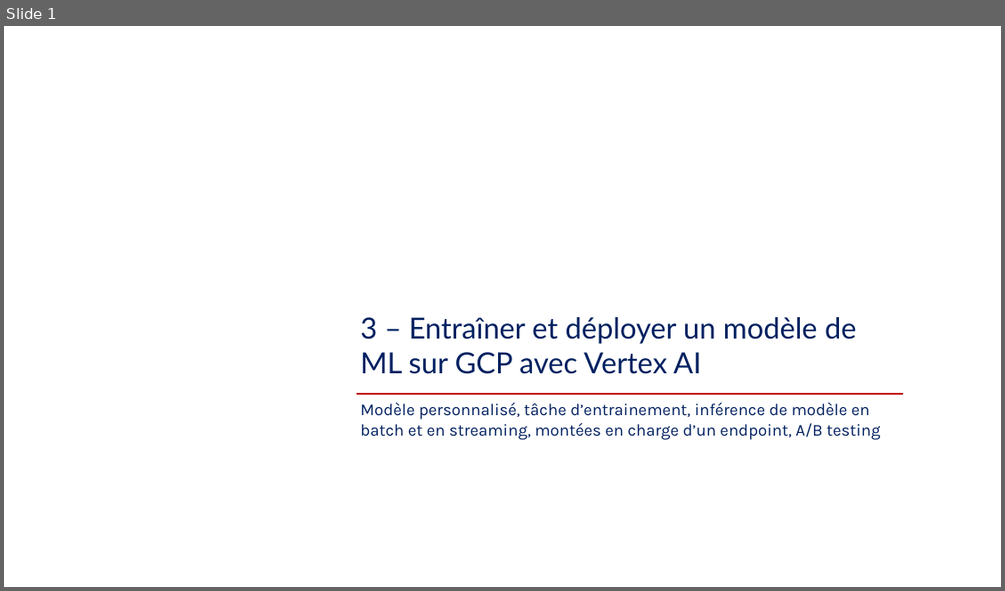
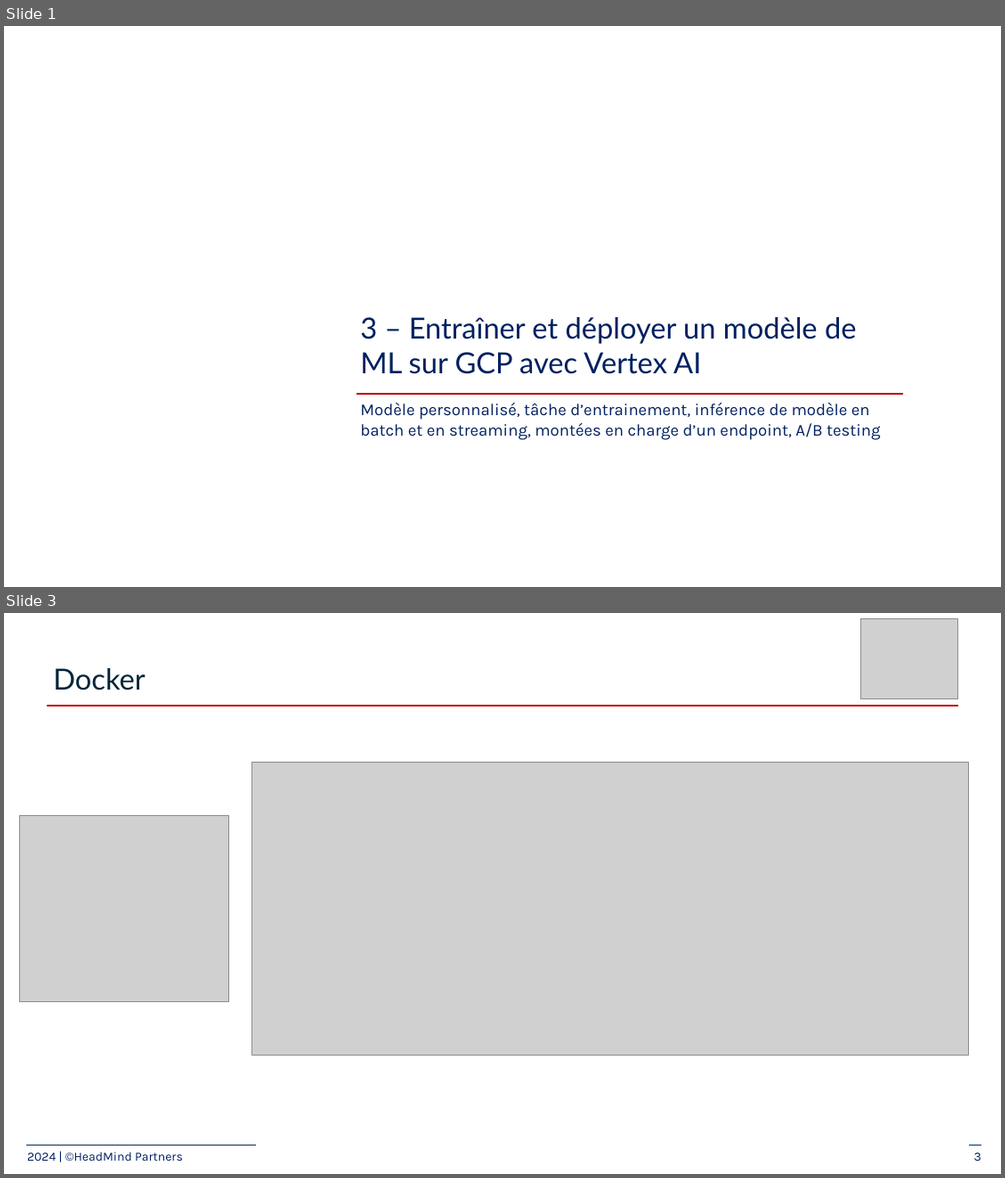
Before and after one commit to plperez626/MLOps-Introductory-Course-on-GCP, a slide deck: slides/3_model-endpoints/3-Train and deploy ML models.pptx. Shown one above the other, each under a label of ours: slide 1 before the commit, slides 1 and 3 after it; the slides between them are not shown. The pictures are 1005x591 and 1005x1178 pixels, drawn with LibreOffice and Linux fonts; fonts in the diff are those of the drawing; grey boxes stand for pictures; background and template pictures are left out. Boxes give left, top, right and bottom in pixels: in the first picture for what was removed or moved away, otherwise in the second. Text is boxed around its words. In the diff, an @@ line names an element or a change of style, - is before the commit and + after.

```diff
--- a/slides/3_model-endpoints/3-Train and deploy ML models.pptx
+++ b/slides/3_model-endpoints/3-Train and deploy ML models.pptx
@@ slide 3 added at bbox=[4, 613, 1001, 1174], background #FFFFFF @@
@@ picture added at bbox=[861, 618, 958, 699] @@
@@ title added at bbox=[53, 668, 145, 690], 28 pt, text #00263A @@
+Docker
@@ line added from (48, 706) to (958, 706), #C00000 1.5 pt @@
@@ picture added at bbox=[251, 763, 968, 1055] @@
@@ picture added at bbox=[20, 816, 229, 1001] @@
@@ line added from (26, 1144) to (257, 1144), #002F55 0.75 pt @@
@@ line added from (970, 1144) to (981, 1144), #002F55 0.75 pt @@
@@ text added at bbox=[27, 1151, 183, 1160], 12 pt, text #002060 @@
+2024 | ©HeadMind Partners
@@ page number added at bbox=[974, 1152, 981, 1160], 12 pt, text #002060 @@
+3
```
Also in this commit, not shown: 1 slide changed, 5 other slides added.
